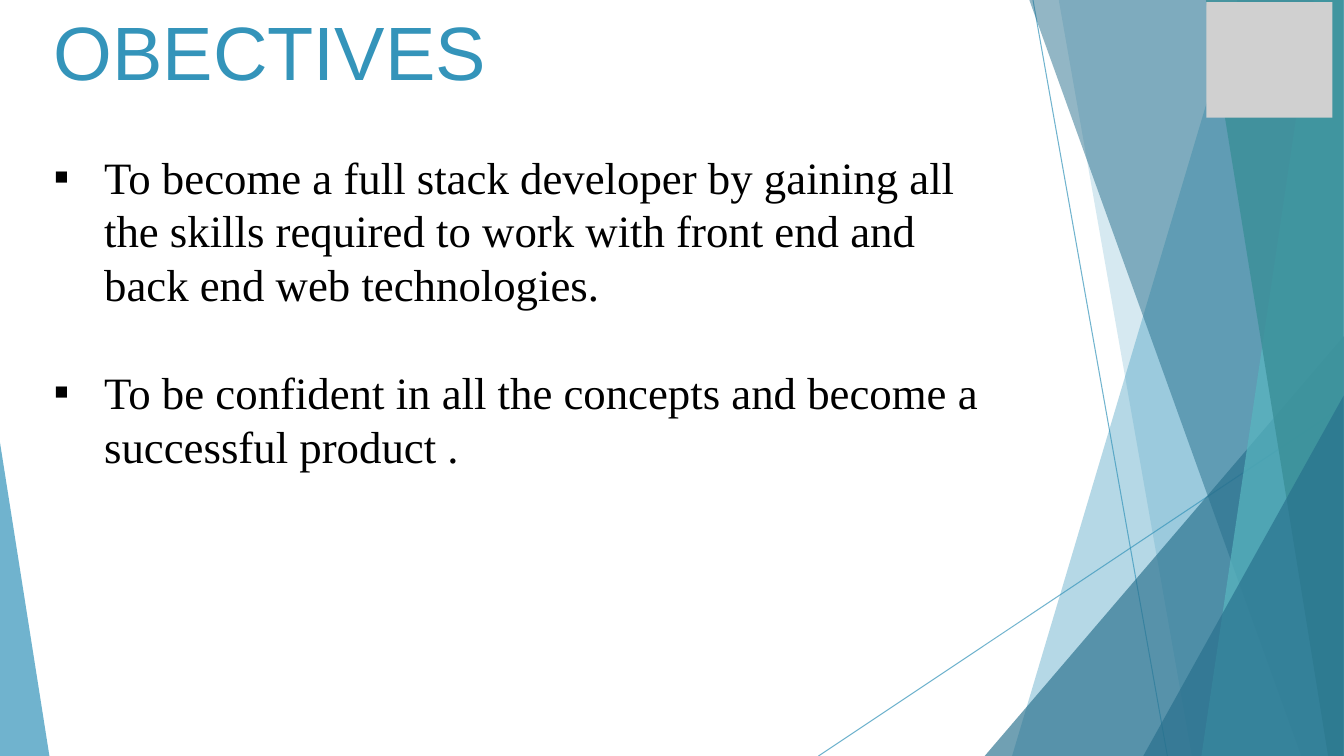
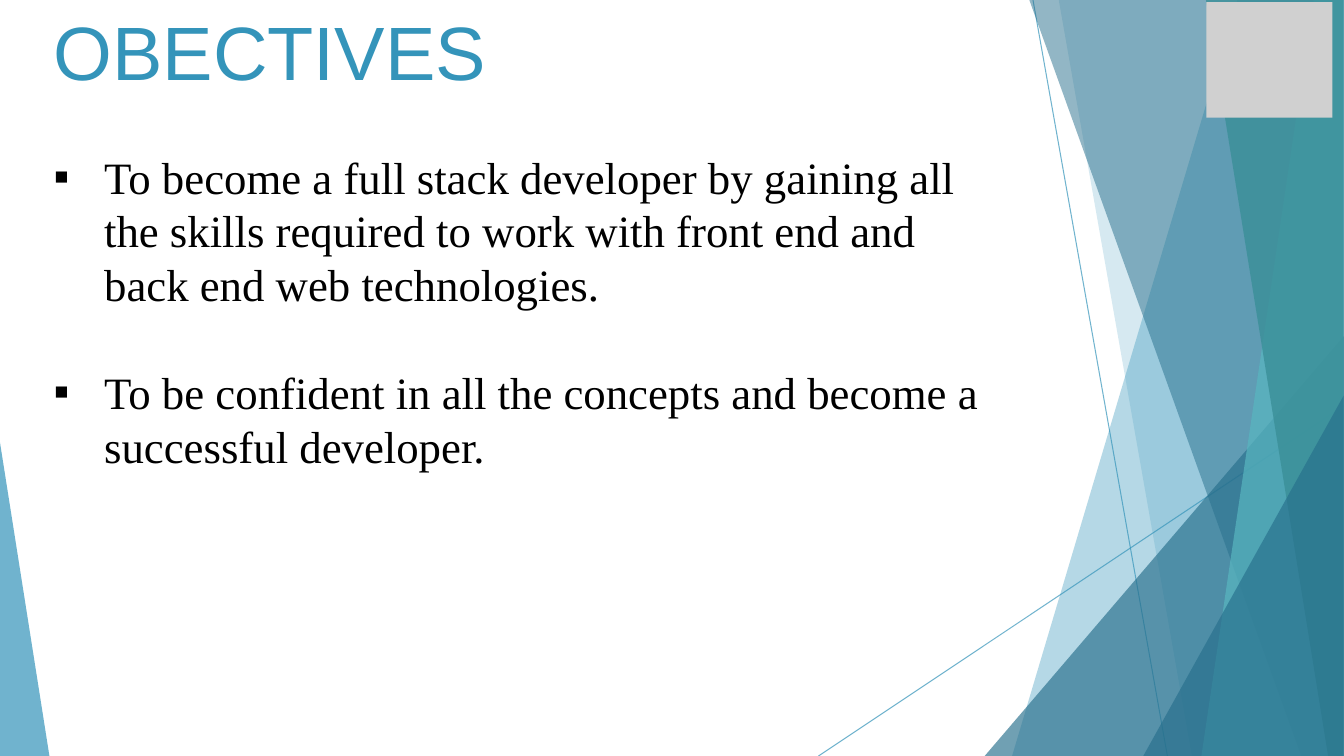
Before and after one commit to aspatil12/Final-ppt, a slide deck: slide 3 of shopFinal.pptx. Drawn at 1344x756 pixels with LibreOffice and Linux fonts; fonts in the diff are those of the drawing; grey boxes stand for pictures. Boxes give left, top, right and bottom in pixels: in the first picture for what was removed or moved away, otherwise in the second. Text is boxed around its words. In the diff, an @@ line names an element or a change of style, - is before the commit and + after.

```diff
--- a/shopFinal.pptx
+++ b/shopFinal.pptx
@@ text at [104, 377, 978, 472]: text changed @@
-▪ To be confident in all the concepts and become a successful product .
+▪ To be confident in all the concepts and become a successful developer.
```
Also in this commit, not shown: 3 other slides changed, 3 slides added, 1 slide removed.
